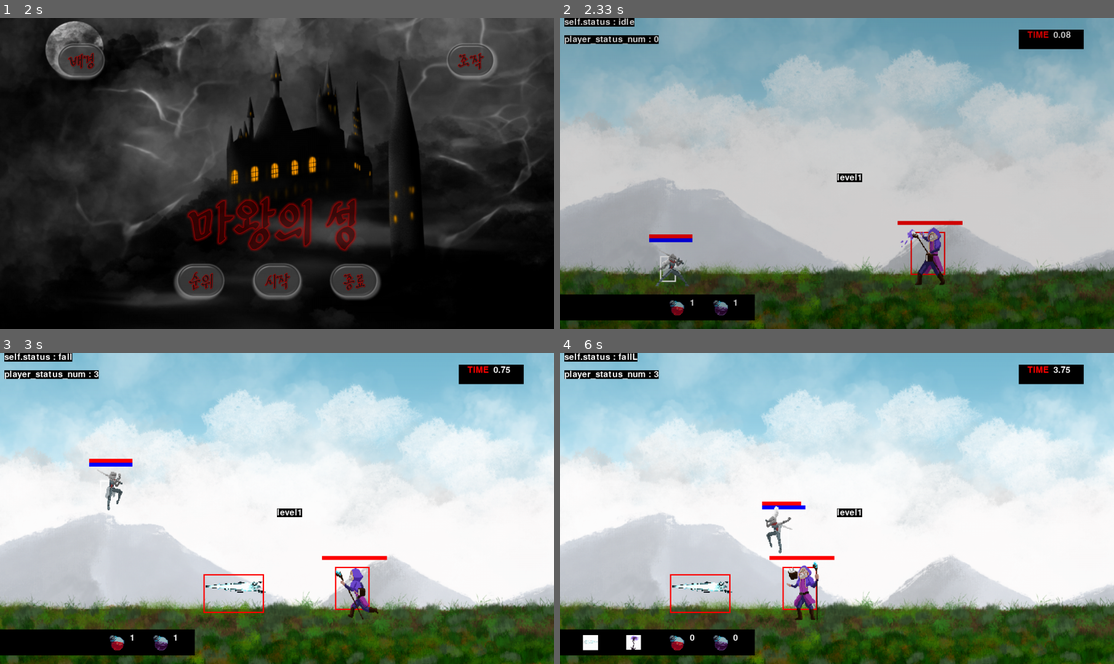
Above: before the commit, frames 1-4 (two rows, left to right).
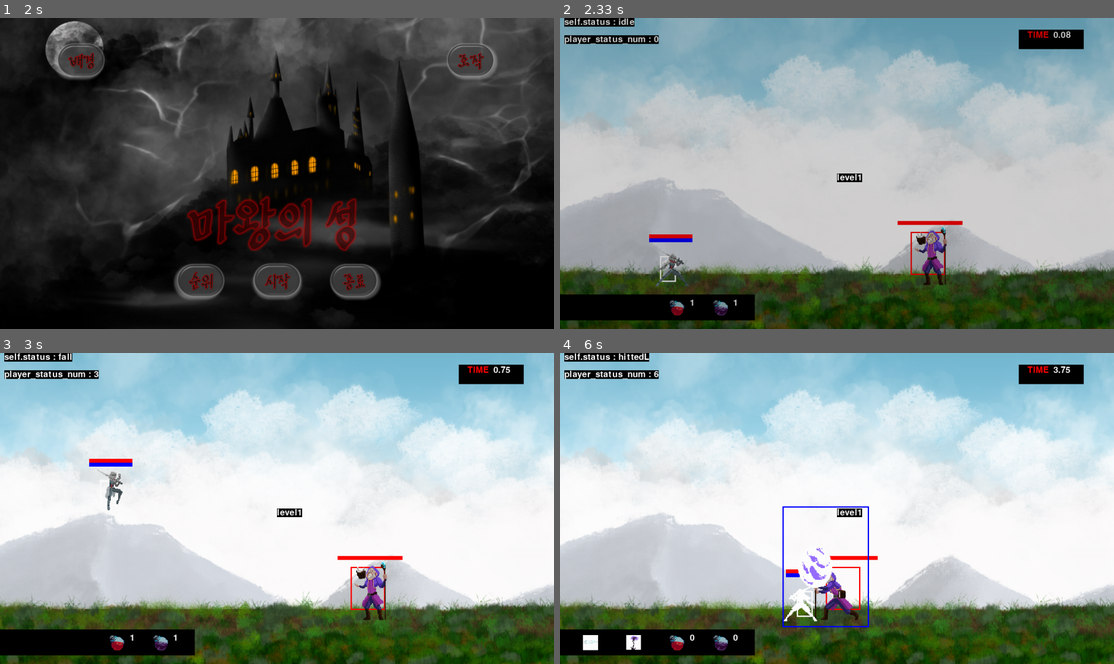
Above: after the commit, the same moments.

Repository: CSID-DGU/2022-1-OSSProj-GaCo-3
Game: pygame game, started from code/game.py
Same seed, same stepped clock (60 frames per second), same inputs: the game is played once before the commit and once after it.
Inputs (mouse positions are in pixels of both pictures, inside the frame that each line leads up to):
- Up to frame 1 (2 s): tap Enter at 0.33, 1, 1.35 s; type "ann" at 0.67 s; type "a" at 1.22 s; click (277, 195) at 1.82 s
- Up to frame 2 (2.33 s): click (837, 282) at 2.15 s
- Up to frame 3 (3 s): tap Space at 2.65 s; hold Right from 2.98 s (still down)
- Up to frame 4 (6 s): tap Space at 3.05, 3.35, 3.6, 3.9, 4.1, 4.4, 4.67, 4.97, 5.1, 5.4, 5.77 s; release Right at 3.45 s; hold Right 3.53-4 s; tap Z at 3.68, 5.18 s; hold Left 4.03-4.57 s; tap X at 4.18, 5.85 s; hold Left 4.6-5 s; hold Right 5.03-5.67 s; hold Left from 5.7 s (still down)

Frame 1 is identical in both runs. In frame 2, 0.6% of the frame differs, in the area x 61-70%, y 66-86%; in frame 3, 1.5%; in frame 4, 2.9%, in the area x 10-58%, y 0-89%.

Commit message:
FIX : add abyss attack cooltime

Diff:
--- a/code/abyss.py
+++ b/code/abyss.py
@@ -59,6 +59,9 @@
         self.AttackPower = 10 # 공격력
         self.hp = ABYSS_HP # 체력
 
+        self.IdleTimeMax = 1.5
+        self.IdleTime = 0.0
+
     def import_monster_assets(self):
         self.spr = {'idleL':[], 'idleR':[],
                     'runL':[], 'runR':[],
@@ -114,6 +117,21 @@
             else:  # 플레이어가 오른쪽에 있으면
                 self.direction, self.look_direction = 1, 1  # 움직일 때 x값이 커질 수 있게.
 
+            if ('hurt' in self.status) | ('death' in self.status) | ('attack1' in self.status) | ('attack2' in self.status)| ('idle' in self.status):
+                if not self.animation_end:
+                    return
+                else:
+                    if self.look_direction == 1:
+                        self.status = 'idleR'
+                    else:
+                        self.status = 'idleL'
+
+            if 'idle' in self.status:
+                if self.IdleTime < self.IdleTimeMax:
+                    self.IdleTime += df
+                    return
+                else:
+                    self.IdleTime = 0.0
 
             if 'attack' not in self.status: # 공격중이지 않을 때
                 if abs(distanceX) > self.boundary: # 거리가 멀면 움직이고
